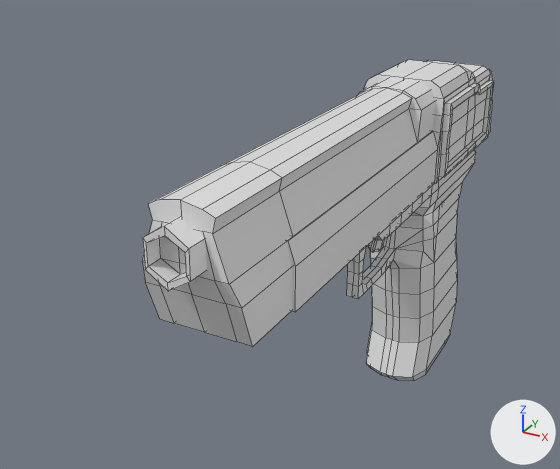
A saved change to the Blender file Assets/Models/Guns/LW50.blend.
The view is the same before and after, from a 50 mm lens placed at (0.347, -0.88, 0.328), pointed at (-0.081, -0.101, -0.061). Lighting does not change. The marker at lower right points along +X, +Y and +Z. Mesh edges are drawn as thin lines.
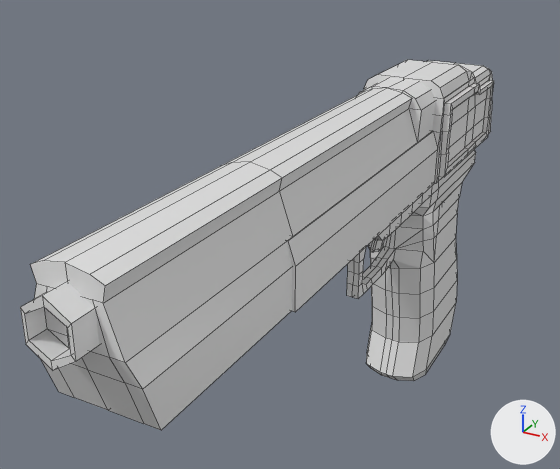
Location of each change, [x1, y1, x2, y2] in pixels of the pictures (560 x 469 px; the box of a moved part takes in the faces that stretch with it):
'Cube.001', reshaped (36% wider, 16% taller)
    before: [142, 78, 476, 381]
    after: [20, 78, 476, 430]
part 1 of me_cube_001, moved or reshaped
    before: [143, 217, 207, 291]
    after: [20, 282, 99, 371]
part 2 of me_cube_001, moved or reshaped
    before: [142, 162, 292, 347]
    after: [30, 162, 292, 430]

The edits, one by one:
me_cube_001 has 282 vertices, 227 faces and spans x 0.0..0.056, y -0.436..0.376, z -0.373..0.106.
me_cube_001 is used by ob_cube_001; location (0.0, 0.0, 0.0).
Before the commit, vertices of me_cube_001: 86 (0.044, -0.413, 0.041) at pixel (229, 284), 87 (0.0, -0.413, 0.041), 88 (0.0, -0.413, 0.106) at pixel (180, 199), 90 (0.0, -0.388, -0.029) at pixel (204, 332), 91 (0.049, -0.388, -0.029) at pixel (252, 346).
Before the commit, vertices of me_cube_001: 94 (0.03, -0.413, 0.082) at pixel (212, 233), 95 (0.0, -0.413, 0.082), 98 (0.0, -0.404, 0.017) at pixel (191, 294), 99 (0.049, -0.404, 0.017) at pixel (241, 308), 103 (0.021, -0.413, 0.102) at pixel (202, 209).
Before the commit, vertices of me_cube_001: 104 (0.033, -0.413, 0.096) at pixel (215, 218), 216 (0.034, -0.404, 0.017) at pixel (225, 303), 217 (0.02, -0.413, 0.082) at pixel (202, 231), 218 (0.034, -0.388, -0.029) at pixel (236, 341), 220 (0.03, -0.413, 0.041) at pixel (214, 280).
me_cube_001 part 1: the loose piece of 18 vertices spanning x 0.0..0.022, y -0.436..-0.401, z 0.034..0.091 is moved by (0.0, -0.13, 0.0).
Part 2, on me_cube_001:
Vertices 86, 87, 88, 90, 91, 94, 95, 98, 99, 103, 104, 216, 217, 218, 220 of me_cube_001 move by (0.0, -0.13, 0.0).
